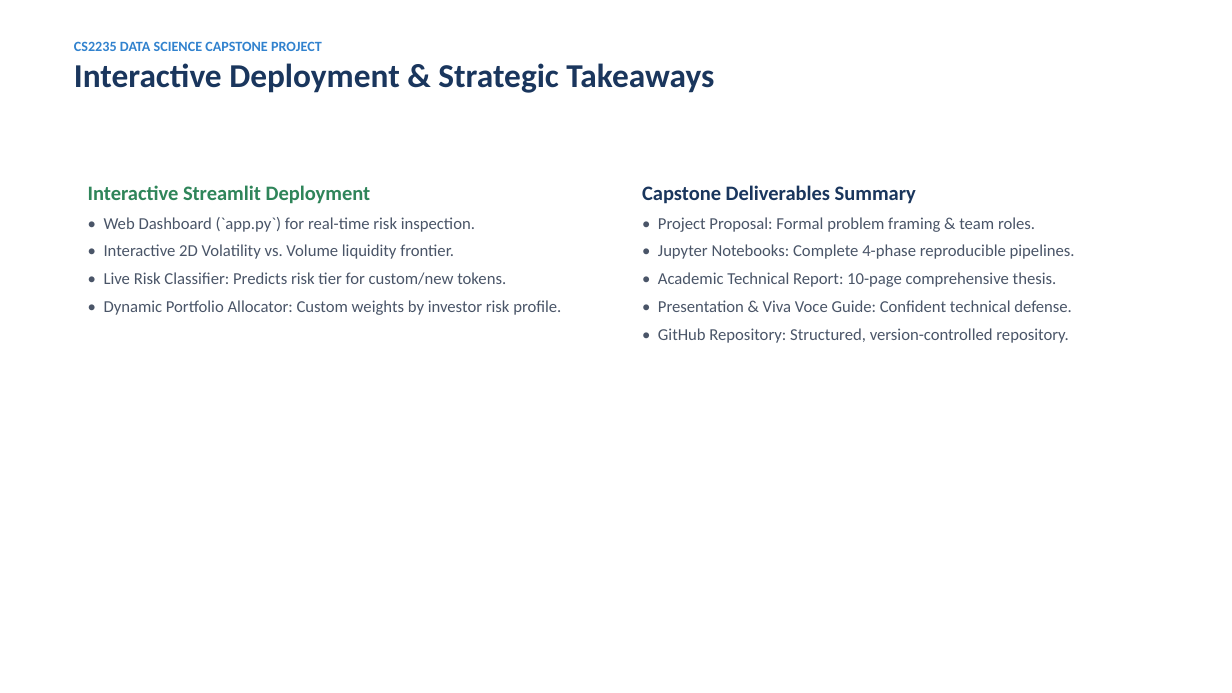
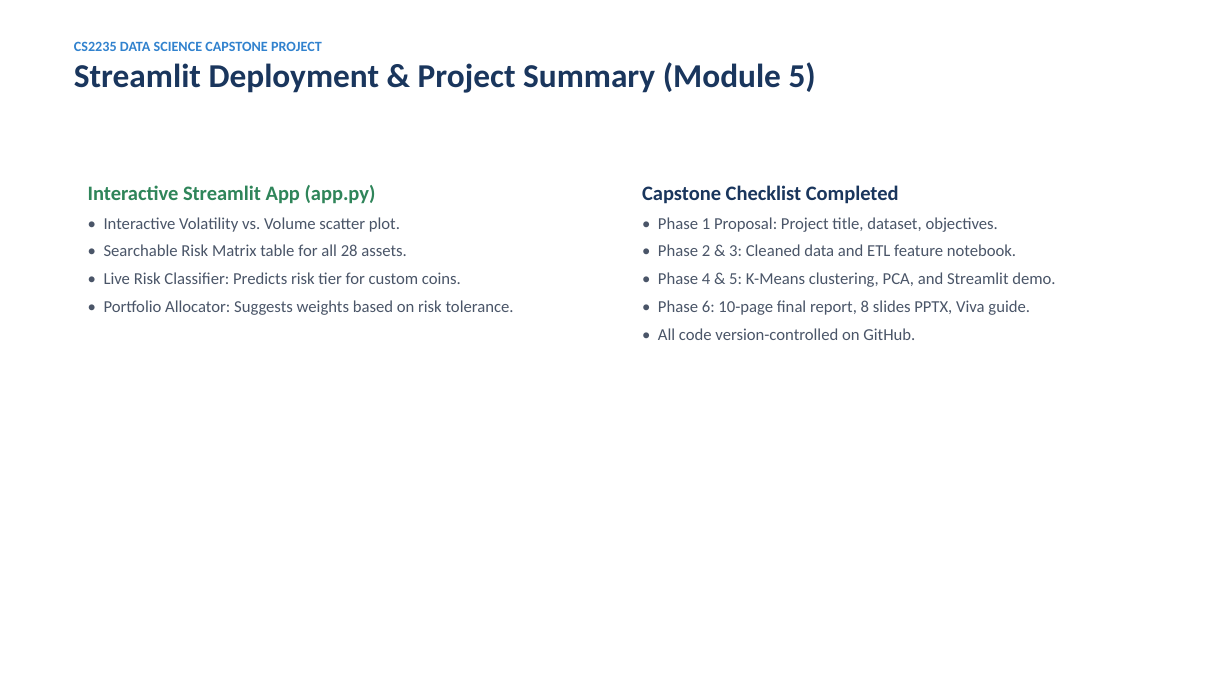
Before and after one commit to thanishasrao/Cryptocurrency-Risk-Analysis, a slide deck: slide 8 of presentation/crypto_risk_clustering_presentation.pptx. Drawn at 1232x693 pixels with LibreOffice and Linux fonts; fonts in the diff are those of the drawing. Boxes give left, top, right and bottom in pixels: in the first picture for what was removed or moved away, otherwise in the second. Text is boxed around its words. In the diff, an @@ line names an element or a change of style, - is before the commit and + after.

```diff
--- a/presentation/crypto_risk_clustering_presentation.pptx
+++ b/presentation/crypto_risk_clustering_presentation.pptx
@@ text at [74,62,816,93]: text changed @@
-Interactive Deployment & Strategic Takeaways
+Streamlit Deployment & Project Summary (Module 5)
@@ text at [88,185,514,315]: text changed @@
-Interactive Streamlit Deployment
-• Web Dashboard (`app.py`) for real-time risk inspection.
-• Interactive 2D Volatility vs. Volume liquidity frontier.
-• Live Risk Classifier: Predicts risk tier for custom/new tokens.
-• Dynamic Portfolio Allocator: Custom weights by investor risk profile.
+Interactive Streamlit App (app.py)
+• Interactive Volatility vs. Volume scatter plot.
+• Searchable Risk Matrix table for all 28 assets.
+• Live Risk Classifier: Predicts risk tier for custom coins.
+• Portfolio Allocator: Suggests weights based on risk tolerance.
@@ text at [642,185,1055,340]: text changed @@
-Capstone Deliverables Summary
-• Project Proposal: Formal problem framing & team roles.
-• Jupyter Notebooks: Complete 4-phase reproducible pipelines.
-• Academic Technical Report: 10-page comprehensive thesis.
-• Presentation & Viva Voce Guide: Confident technical defense.
-• GitHub Repository: Structured, version-controlled repository.
+Capstone Checklist Completed
+• Phase 1 Proposal: Project title, dataset, objectives.
+• Phase 2 & 3: Cleaned data and ETL feature notebook.
+• Phase 4 & 5: K-Means clustering, PCA, and Streamlit demo.
+• Phase 6: 10-page final report, 8 slides PPTX, Viva guide.
+• All code version-controlled on GitHub.
```
Also in this commit, not shown: 7 other slides changed, 8 other files.
